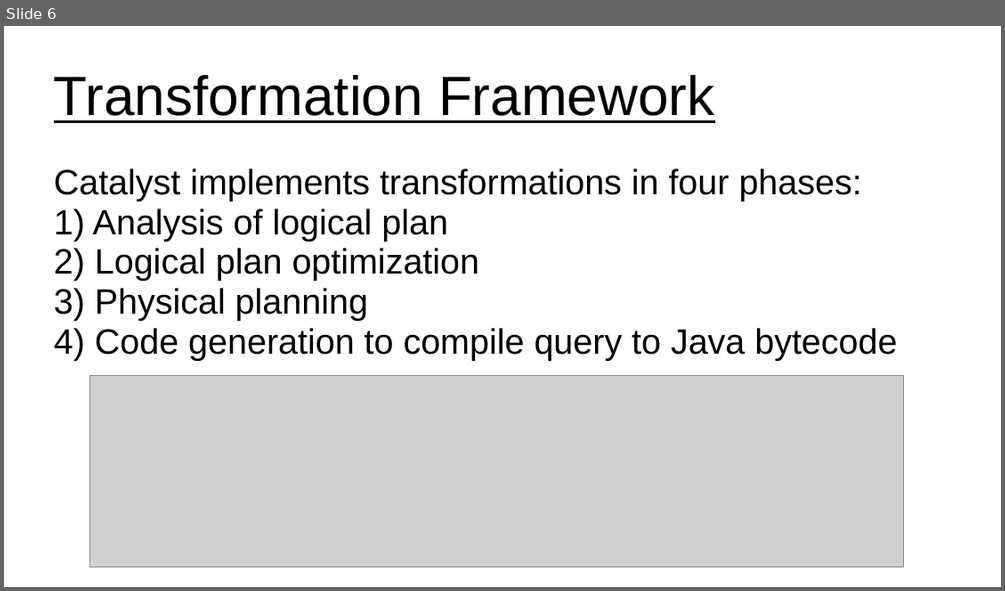
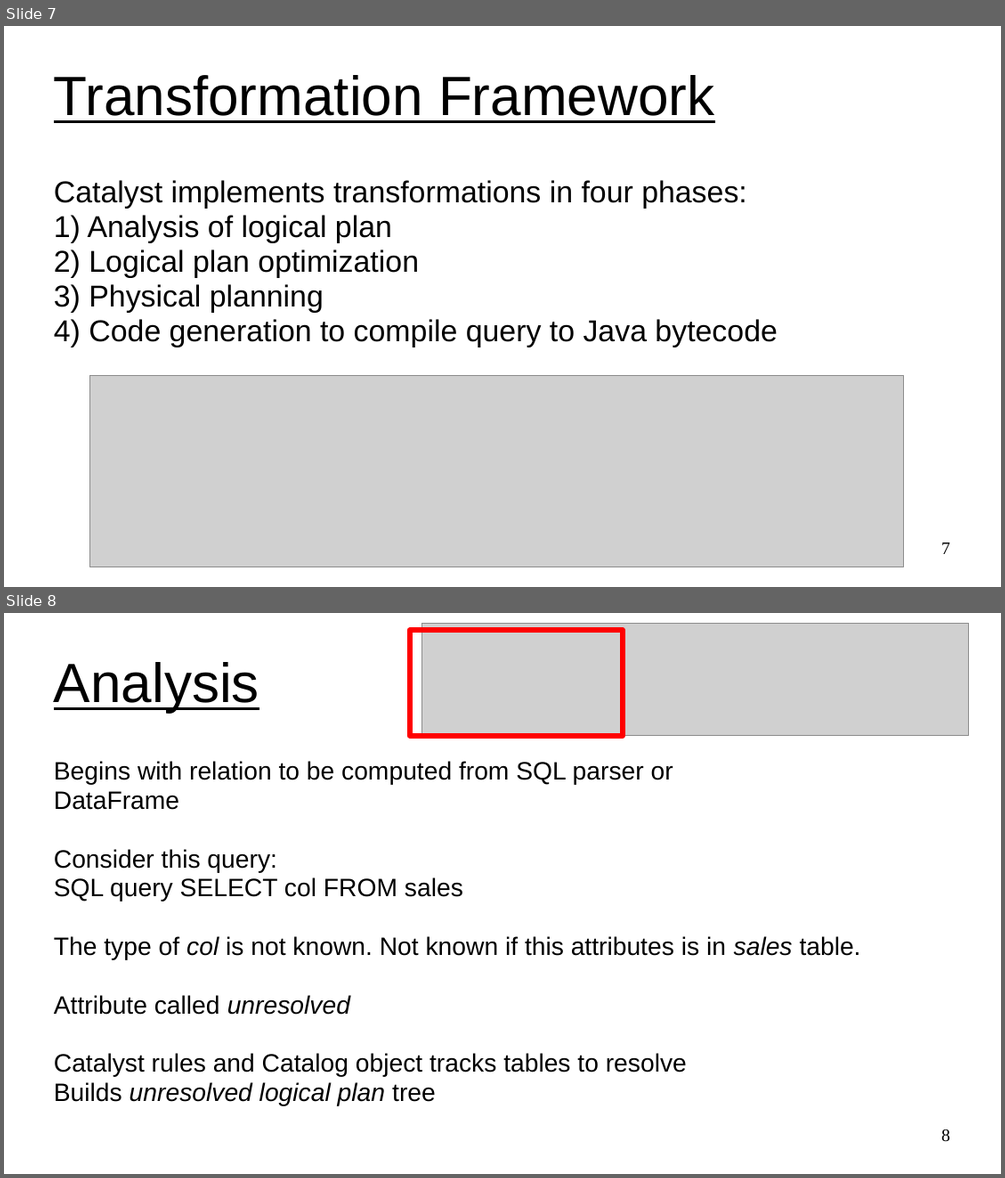
Before and after one commit to UVADS/distributed_computing, a slide deck: 03_dataframes_and_spark_sql/content_catalyst_optimizer/calalyst_optimizer_for_spark_sql.ppt. Shown one above the other, each under a label of ours: slide 6 before the commit, slides 7 and 8 after it. The pictures are 1005x591 and 1005x1178 pixels, drawn with LibreOffice and Linux fonts; fonts in the diff are those of the drawing; grey boxes stand for pictures. Boxes give left, top, right and bottom in pixels: in the first picture for what was removed or moved away, otherwise in the second. Text is boxed around its words. In the diff, an @@ line names an element or a change of style, - is before the commit and + after.

Commit message:
added to catalyst

```diff
--- a/03_dataframes_and_spark_sql/content_catalyst_optimizer/calalyst_optimizer_for_spark_sql.ppt
+++ b/03_dataframes_and_spark_sql/content_catalyst_optimizer/calalyst_optimizer_for_spark_sql.ppt
@@ slide 8 added at [4,613,1001,1174], background #FFFFFF @@
@@ rectangle added at [410,630,623,736], outline #FF0000 4.31 pt @@
@@ picture added at [422,623,969,735] @@
@@ title added at [54,662,259,712], 44 pt, text #000000, underline @@
+Analysis
@@ subtitle added at [54,761,861,1106], 20 pt, text #000000 @@
+Begins with relation to be computed from SQL parser or
+DataFrame
+Consider this query:
+SQL query SELECT col FROM sales
+The type of col is not known. Not known if this attributes is in sales table.
+Attribute called unresolved
+Catalyst rules and Catalog object tracks tables to resolve
+Builds unresolved logical plan tree
@@ page number added at [941,1129,950,1142], 14 pt, text #000000 @@
+8
@@ what was slide 6 is now slide 7 @@
@@ slide 7 changed as well @@
@@ subtitle "Catalyst implements transformations in four ..." at [54,180,777,347]: size 28 to 24 pt @@
@@ page number added at [941,542,950,554], 14 pt, text #000000 @@
+7
```
Also in this commit, not shown: 9 other slides changed, 8 other slides added, 1 slide removed.
